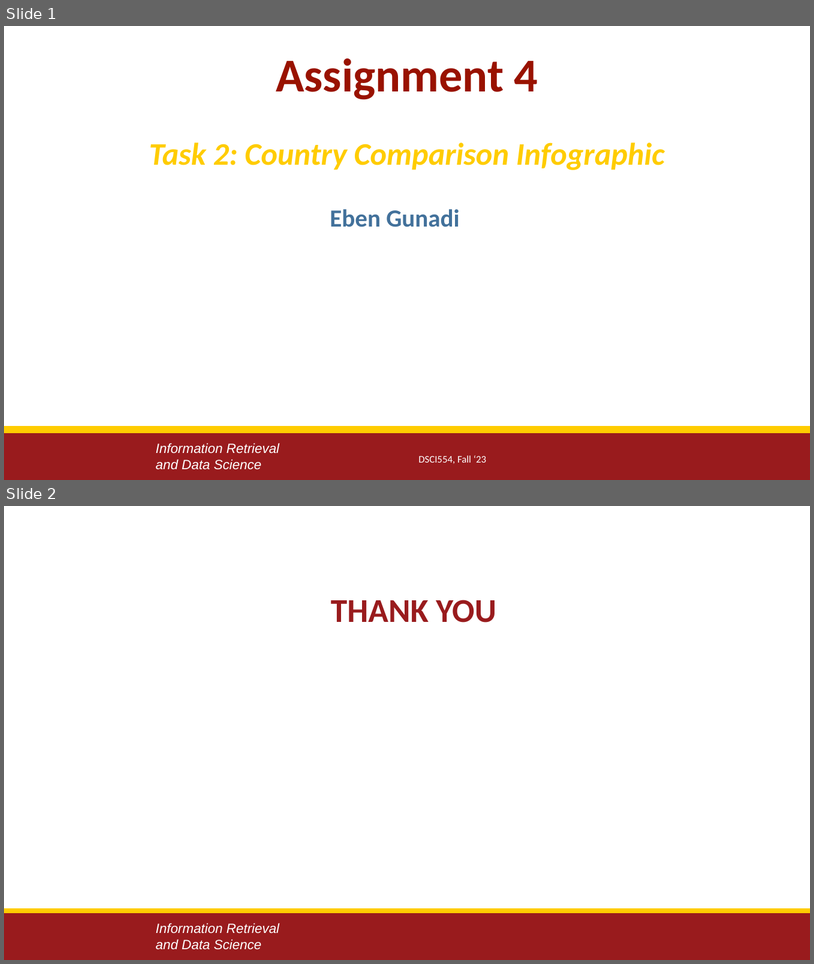
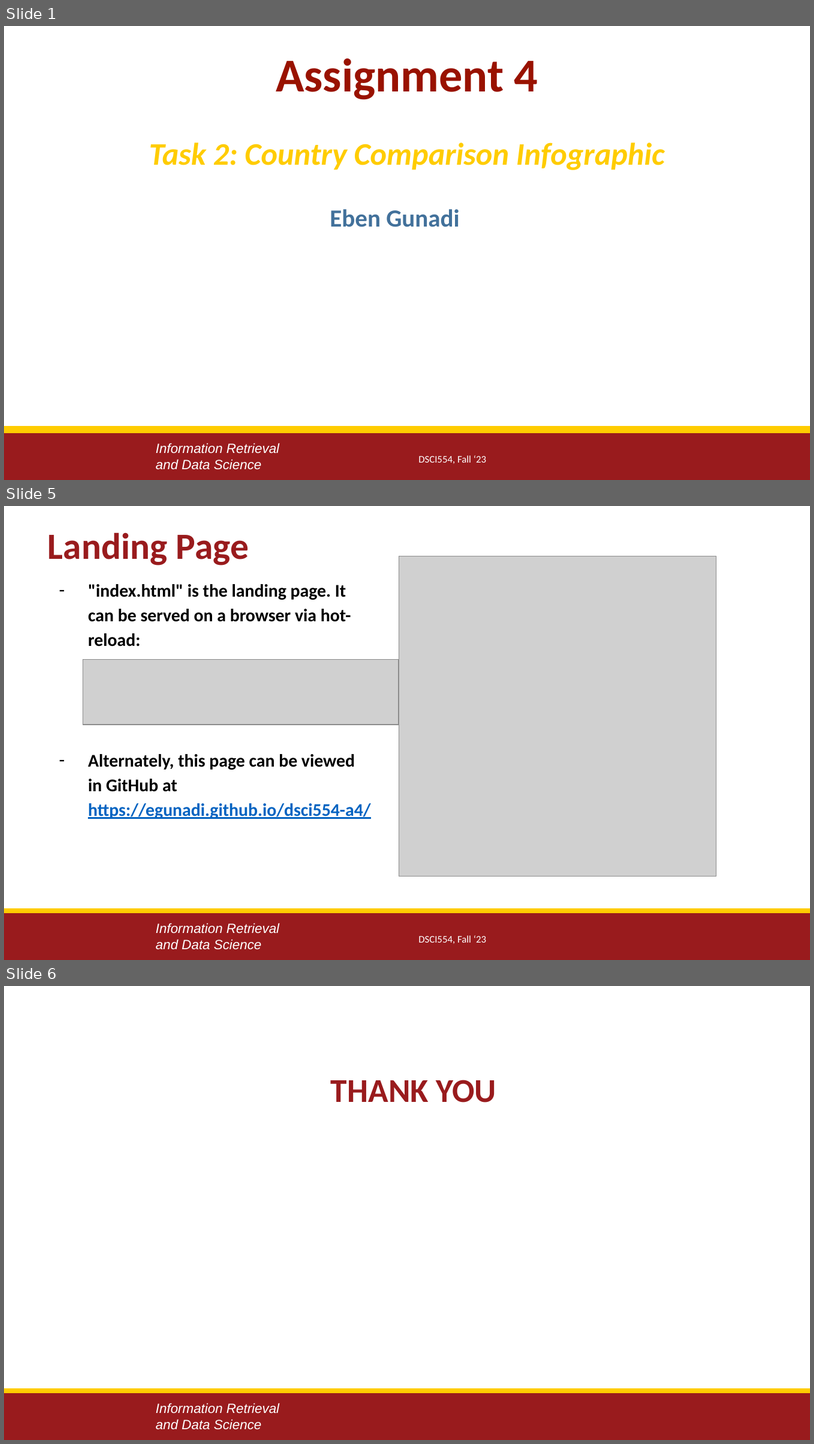
Before and after one commit to egunadi/dsci554-a4, a slide deck: EbenGunadi_Assignment4_Task2.pptx. Shown one above the other, each under a label of ours: slides 1 and 2 before the commit, slides 1, 5 and 6 after it; the slides between them are not shown. The pictures are 814x964 and 814x1444 pixels, drawn with LibreOffice and Linux fonts; fonts in the diff are those of the drawing; grey boxes stand for pictures; background and template pictures are left out. Boxes give left, top, right and bottom in pixels: in the first picture for what was removed or moved away, otherwise in the second. Text is boxed around its words. In the diff, an @@ line names an element or a change of style, - is before the commit and + after.

```diff
--- a/EbenGunadi_Assignment4_Task2.pptx
+++ b/EbenGunadi_Assignment4_Task2.pptx
@@ slide 5 added at box(4, 506, 810, 960), background #FFFFFF; not listed: 3 template elements that a slide beside it also shows @@
@@ text added at box(48, 532, 249, 565), 33 pt, text #991B1D, bold @@
+Landing Page
@@ picture added at box(399, 556, 717, 876) @@
@@ text added at box(88, 584, 371, 819), 16 pt, text #000000, bold @@
+– "index.html" is the landing page. It can be served on a browser via hot-reload:
+– Alternately, this page can be viewed in GitHub at https://egunadi.github.io/dsci554-a4/
@@ picture added at box(83, 659, 399, 724) @@
@@ text added at box(419, 935, 486, 943), 9 pt, text #FFFFFF @@
+DSCI554, Fall ‘23
@@ what was slide 2 is now slide 6 @@
```
Also in this commit, not shown: 3 other slides added, 4 other files.
